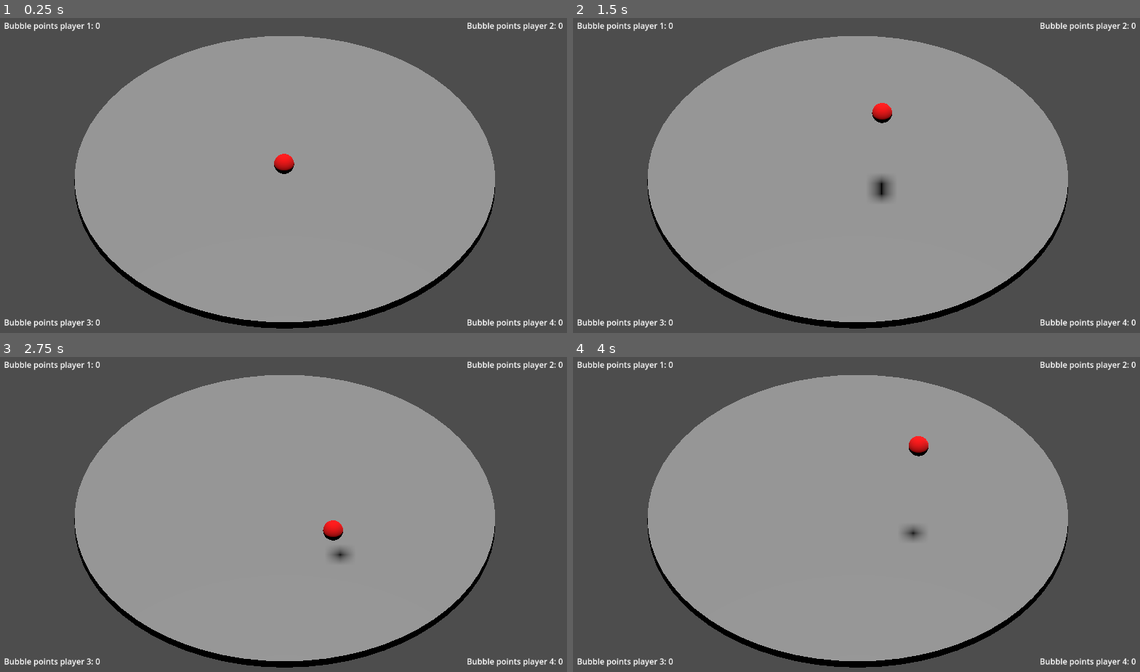
Above: before the commit, frames 1-4 (two rows, left to right).
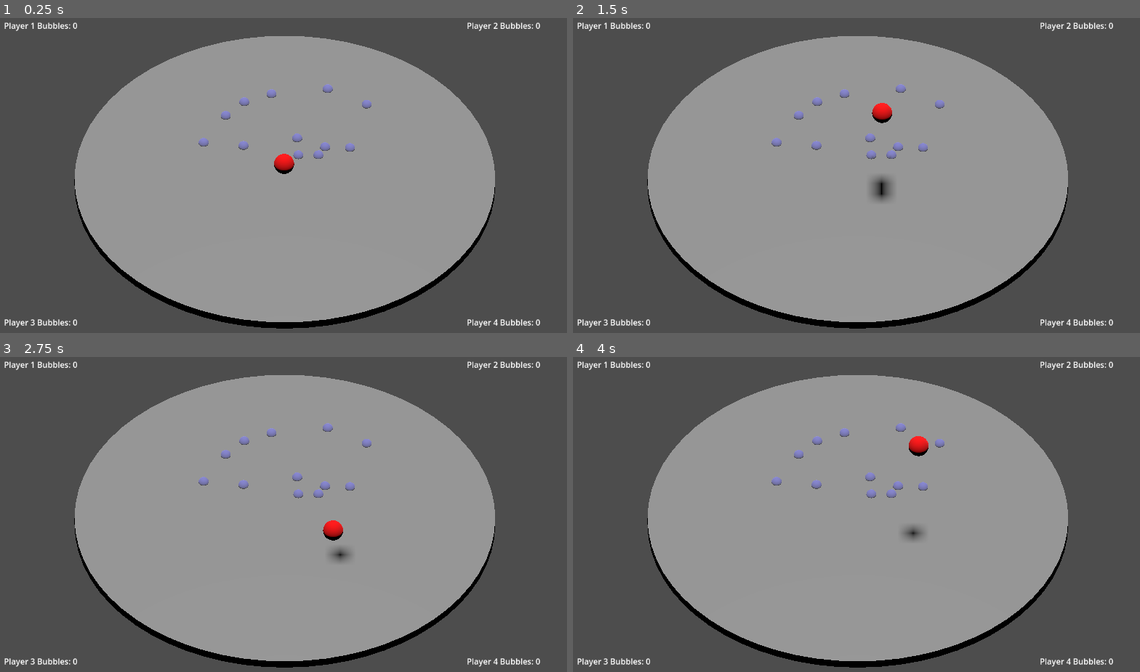
Above: after the commit, the same moments.

Repository: PedroMarangon/GGJ25
Game: Godot game, scene res://maps/map.tscn
Same seed, same stepped clock (60 frames per second), same inputs: the game is played once before the commit and once after it.
Inputs:
- Up to frame 1 (0.25 s): no input
- Up to frame 2 (1.5 s): tap Enter (ui_accept) at 0.5, 0.77 s; hold Right (ui_right) 0.53-1.28 s; hold Down (ui_down) from 1.28 s (still down)
- Up to frame 3 (2.75 s): tap Enter (ui_accept) at 1.52 s; release Down (ui_down) at 2.03 s; hold Right (ui_right) from 2.03 s (still down)
- Up to frame 4 (4 s): release Right (ui_right) at 2.78 s; hold Up (ui_up) 2.78-3.53 s; tap Enter (ui_accept) at 3.02, 3.77 s; hold Left (ui_left) from 3.53 s (still down)

The runs differ from the first frame. In frame 1, 1.3% of the frame differs, in the area x 0-100%, y 1-99%; in frame 2, 1.3%; in frame 3, 1.3%; in frame 4, 1.3%.

Commit message:
Added ground bubble

Diff:
--- /dev/null
+++ b/ground_bubble.gd
@@ -0,0 +1,11 @@
+extends Area3D
+
+func _on_body_entered(body :Node3D):
+	if body is not Player:
+		return
+
+	var player_id :int = (body as Player).id
+
+	BubblePoints.add_bubble_points(player_id, BubblePointSystem.BubbleValues.GROUND)
+
+	self.queue_free()
--- a/maps/map.tscn
+++ b/maps/map.tscn
@@ -1,11 +1,27 @@
-[gd_scene load_steps=5 format=3 uid="uid://b6ihhbt2rufpe"]
+[gd_scene load_steps=7 format=3 uid="uid://b6ihhbt2rufpe"]
 
 [ext_resource type="PackedScene" uid="uid://c60aggx6hfjrb" path="res://objects/player.tscn" id="1_ak00w"]
 [ext_resource type="Script" path="res://scripts/bubble_points.gd" id="2_2d8mw"]
+[ext_resource type="PackedScene" uid="uid://ofrwtbcfkirp" path="res://objects/ground_bubble.tscn" id="3_7misl"]
 
 [sub_resource type="CylinderMesh" id="CylinderMesh_coebl"]
 
 [sub_resource type="CylinderShape3D" id="CylinderShape3D_fabxn"]
+
+[sub_resource type="GDScript" id="GDScript_bg0ln"]
+resource_name = "add_ui_to_bubbles"
+script/source = "extends CanvasLayer
+
+
+# Called when the node enters the scene tree for the first time.
+func _ready():
+	BubblePoints.p1_label = $BpPlayer1
+	BubblePoints.p2_label = $BpPlayer2
+	BubblePoints.p3_label = $BpPlayer3
+	BubblePoints.p4_label = $BpPlayer4
+
+	BubblePoints.update_ui()
+"
 
 [node name="Map" type="Node3D"]
 
@@ -33,12 +49,14 @@
 shadow_enabled = true
 
 [node name="CanvasLayer" type="CanvasLayer" parent="."]
+script = SubResource("GDScript_bg0ln")
 
 [node name="BpPlayer1" type="Label" parent="CanvasLayer"]
 offset_left = 18.0
 offset_top = 15.0
 offset_right = 209.0
 offset_bottom = 38.0
+theme_override_font_sizes/font_size = 16
 text = "Bubble points player 1: 0"
 
 [node name="BpPlayer2" type="Label" parent="CanvasLayer"]
@@ -46,6 +64,7 @@
 offset_top = 15.0
 offset_right = 1127.46
 offset_bottom = 38.0
+theme_override_font_sizes/font_size = 16
 text = "Bubble points player 2: 0"
 
 [node name="BpPlayer3" type="Label" parent="CanvasLayer"]
@@ -53,6 +72,7 @@
 offset_top = 605.295
 offset_right = 209.0
 offset_bottom = 628.295
+theme_override_font_sizes/font_size = 16
 text = "Bubble points player 3: 0"
 
 [node name="BpPlayer4" type="Label" parent="CanvasLayer"]
@@ -60,7 +80,44 @@
 offset_top = 605.295
 offset_right = 1127.46
 offset_bottom = 628.295
+theme_override_font_sizes/font_size = 16
 text = "Bubble points player 4: 0"
 
 [node name="BubblePoints" type="Node" parent="."]
 script = ExtResource("2_2d8mw")
+
+[node name="GroundBubble" parent="." instance=ExtResource("3_7misl")]
+transform = Transform3D(1, 0, 0, 0, 1, 0, 0, 0, 1, -2, 0.239626, 3)
+
+[node name="GroundBubble2" parent="." instance=ExtResource("3_7misl")]
+transform = Transform3D(1, 0, 0, 0, 1, 0, 0, 0, 1, -1.66805, 0.239626, 2.41287)
+
+[node name="GroundBubble3" parent="." instance=ExtResource("3_7misl")]
+transform = Transform3D(1, 0, 0, 0, 1, 0, 0, 0, 1, -0.668048, 0.239626, 2.41287)
+
+[node name="GroundBubble4" parent="." instance=ExtResource("3_7misl")]
+transform = Transform3D(1, 0, 0, 0, 1, 0, 0, 0, 1, -3.24004, 0.239626, 2.94713)
+
+[node name="GroundBubble5" parent="." instance=ExtResource("3_7misl")]
+transform = Transform3D(1, 0, 0, 0, 1, 0, 0, 0, 1, -0.611274, 0.239626, 3.64818)
+
+[node name="GroundBubble6" parent="." instance=ExtResource("3_7misl")]
+transform = Transform3D(1, 0, 0, 0, 1, 0, 0, 0, 1, 2.06105, 0.239626, 3.0956)
+
+[node name="GroundBubble7" parent="." instance=ExtResource("3_7misl")]
+transform = Transform3D(1, 0, 0, 0, 1, 0, 0, 0, 1, 4.04035, 0.239626, 3.32424)
+
+[node name="GroundBubble8" parent="." instance=ExtResource("3_7misl")]
+transform = Transform3D(1, 0, 0, 0, 1, 0, 0, 0, 1, 2.94259, 0.239626, 5.29377)
+
+[node name="GroundBubble9" parent="." instance=ExtResource("3_7misl")]
+transform = Transform3D(1, 0, 0, 0, 1, 0, 0, 0, 1, 2.01911, 0.239626, 6.29022)
+
+[node name="GroundBubble10" parent="." instance=ExtResource("3_7misl")]
+transform = Transform3D(1, 0, 0, 0, 1, 0, 0, 0, 1, 0.666957, 0.239626, 6.87531)
+
+[node name="GroundBubble11" parent="." instance=ExtResource("3_7misl")]
+transform = Transform3D(1, 0, 0, 0, 1, 0, 0, 0, 1, -2.13097, 0.239626, 7.24225)
+
+[node name="GroundBubble12" parent="." instance=ExtResource("3_7misl")]
+transform = Transform3D(1, 0, 0, 0, 1, 0, 0, 0, 1, -4.07118, 0.239626, 6.11485)
--- /dev/null
+++ b/objects/ground_bubble.tscn
@@ -0,0 +1,26 @@
+[gd_scene load_steps=5 format=3 uid="uid://ofrwtbcfkirp"]
+
+[ext_resource type="Script" path="res://ground_bubble.gd" id="1_bouqo"]
+
+[sub_resource type="SphereShape3D" id="SphereShape3D_210nn"]
+radius = 0.3
+
+[sub_resource type="SphereMesh" id="SphereMesh_j0ro1"]
+radius = 0.25
+height = 0.5
+
+[sub_resource type="StandardMaterial3D" id="StandardMaterial3D_ve3tv"]
+transparency = 1
+albedo_color = Color(0.458824, 0.454902, 1, 0.529412)
+
+[node name="GroundBubble" type="Area3D"]
+script = ExtResource("1_bouqo")
+
+[node name="CollisionShape3D" type="CollisionShape3D" parent="."]
+shape = SubResource("SphereShape3D_210nn")
+
+[node name="MeshInstance3D" type="MeshInstance3D" parent="."]
+mesh = SubResource("SphereMesh_j0ro1")
+surface_material_override/0 = SubResource("StandardMaterial3D_ve3tv")
+
+[connection signal="body_entered" from="." to="." method="_on_body_entered"]
--- a/objects/player.gd
+++ b/objects/player.gd
@@ -1,4 +1,8 @@
 extends CharacterBody3D
+class_name Player
+
+@export var id :int = 0
+
 
 @export var speed: float = 10
 @export var gravity: float = 9.8
--- a/scripts/bubble_points.gd
+++ b/scripts/bubble_points.gd
@@ -9,12 +9,15 @@
 	MINER
 }
 
-@export_subgroup("Default Values")
+var p1_label :Label
+var p2_label :Label
+var p3_label :Label
+var p4_label :Label
+
 @export var ground_bubble_value :int = 1
 @export var floating_bubble_value :int = 5
 @export var miner_bubble_value :int = 100
 
-@export_subgroup("Player Bubble Points")
 @export var player1_bubbles :int = 0
 @export var player2_bubbles :int = 0
 @export var player3_bubbles :int = 0
@@ -34,7 +37,7 @@
 		2: player3_bubbles += value_to_add
 		3: player4_bubbles += value_to_add
 
-	#TODO: Add HUD update
+	update_ui()
 
 func get_ranked_points() -> Array[int]:
 	var result :Array[int] = [player1_bubbles, player2_bubbles, player3_bubbles, player4_bubbles]
@@ -44,5 +47,13 @@
 
 	return result
 
+
+func update_ui():
+	p1_label.text = "Player 1 Bubbles: %s" % player1_bubbles
+	p2_label.text = "Player 2 Bubbles: %s" % player2_bubbles
+	p3_label.text = "Player 3 Bubbles: %s" % player3_bubbles
+	p4_label.text = "Player 4 Bubbles: %s" % player4_bubbles
+
+
 func _sort_descending(a, b):
 	return b - a
